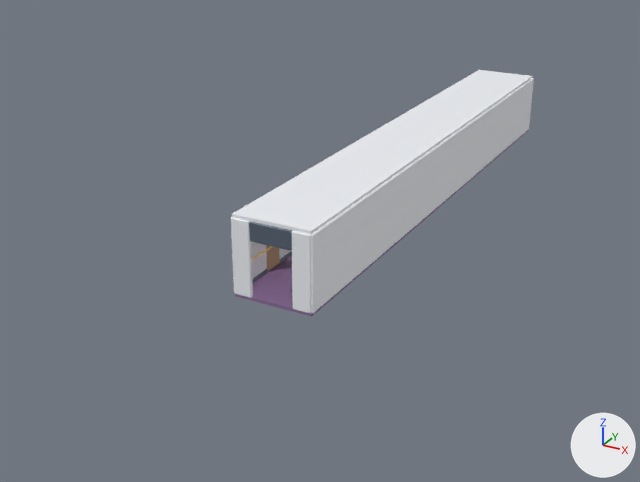
Two versions of the glTF model public/assets/compartments/cabin-corridor-a.glb, one commit apart.
Camera for both pictures: a 50 mm camera at (14.1, -34.3, 13.8) aimed at (-3.6, -2.2, -2.2). Every picture has the same lights, and +X, +Y and +Z are marked at lower right. The first picture is the older version. Where no turn or scale is listed for an object, it has been applied to the vertices. Vertices at exactly the same position are counted once.

The first picture shows 'CM_BRASS', 'CM_BULKHEAD', 'CM_CARPET', 'CM_TRIM', 'CM_WOOD'.
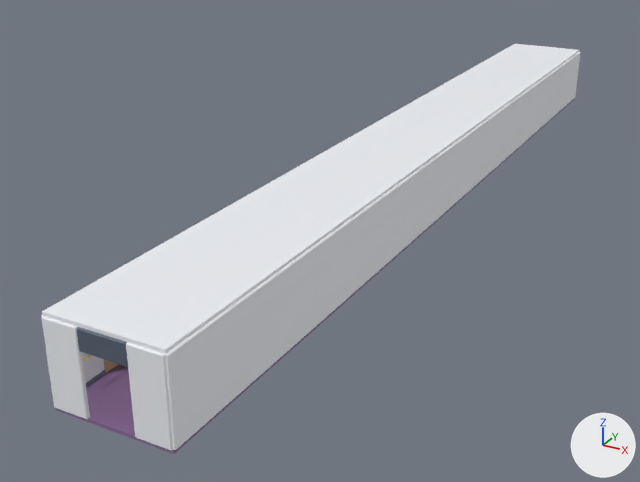
Pixel boxes [x1, y1, x2, y2] of what changed, in the pictures (640 x 482 px; the box of a moved part takes in the faces that stretch with it):
'CM_BULKHEAD', reshaped (78% wider, 67% taller)
    before: [231, 70, 534, 313]
    after: [41, 44, 581, 451]
'CM_CARPET', rescaled (77% wider, 89% taller)
    before: [235, 130, 528, 317]
    after: [56, 99, 574, 454]
'CM_TRIM', reshaped, moved
    before: [249, 221, 293, 282]
    after: [76, 327, 128, 387]
'CM_WOOD', reshaped, moved
    before: [266, 245, 280, 271]
    after: [104, 359, 119, 373]
'CM_BRASS', reshaped (mostly hidden)
    before: [252, 246, 273, 261]
    after: [83, 355, 92, 362]
part 1 of me_cylinder, deleted (mostly hidden)
    before: [252, 246, 273, 261]
part 2 of me_cube_001, added
    after: [42, 44, 580, 354]
part 3 of me_cube_001, moved or reshaped
    before: [231, 217, 253, 298]
    after: [41, 316, 90, 419]
part 4 of me_cube_001, moved or reshaped
    before: [292, 231, 312, 313]
    after: [126, 342, 173, 451]
part 5 of me_cube_001, moved or reshaped
    before: [231, 217, 292, 284]
    after: [41, 315, 105, 382]
part 6 of me_cube_001, moved or reshaped
    before: [311, 78, 534, 313]
    after: [166, 52, 581, 450]
part 8 of me_cube_004, moved or reshaped (mostly hidden)
    before: [252, 251, 292, 282]
    after: [86, 369, 112, 387]
part 9 of me_cube_010, moved or reshaped (not visible afterwards)
    before: [266, 245, 280, 271]
part 10 of me_cube_010, added (mostly hidden)
    after: [104, 359, 119, 373]

What changed in the scene script:
```text
Change me_cylinder:
    used by ob_cm_brass; location = (-1.38, 9.32, 1.02)
    remove me_cylinder.from_pydata(...)  # 816 vertices, 1560 faces; spans x -0.1..2.8, y -20.6..1.9, z -0.1..0.0
    add me_cylinder.from_pydata(...)  # 1392 vertices, 2664 faces; spans x -0.1..3.8, y -36.6..1.9, z -0.1..0.0
    me_cylinder part 1: 12 vertices removed from x 0.0, y -20.6, z -0.1
    other edits to the shape of me_cylinder do not show in these pictures
Change me_cube_001:
    used by ob_cm_bulkhead; location = (0.0, 0.0, 2.86)
    remove me_cube_001.from_pydata(...)  # 356 vertices, 668 faces; spans x -1.6..1.6, y -12.1..12.1, z -2.9..0.1
    add me_cube_001.from_pydata(...)  # 476 vertices, 900 faces; spans x -2.1..2.1, y -20.1..23.2, z -2.9..0.1
    me_cube_001 part 2: a new loose piece, a box spanning x -2.0..2.0, y -20.0..20.0, z -0.06..0.06, in mat_bulkhead (white #eff1f6)
    me_cube_001 part 3: the loose piece of 24 vertices spanning x -1.5..-0.8, y -12.1..-11.9, z -2.9..-0.1 is scaled about its middle by (1.76, 1, 1), then moved by (-0.2, -8.0, 0.0)
    me_cube_001 part 4: the loose piece of 24 vertices spanning x 0.8..1.5, y -12.1..-11.9, z -2.9..-0.1 is scaled about its middle by (1.76, 1, 1), then moved by (0.2, -8.0, 0.0)
    me_cube_001 part 5: the loose piece of 24 vertices spanning x -1.6..-1.4, y -12.0..12.0, z -2.9..-0.1 is scaled about its middle by (1, 1.67, 1), then moved by (-0.5, 0.0, 0.0)
    me_cube_001 part 6: the loose piece of 24 vertices spanning x 1.4..1.6, y -12.0..12.0, z -2.9..-0.1 is scaled about its middle by (1, 1.67, 1), then moved by (0.5, 0.0, 0.0)
    other edits to the shape of me_cube_001 do not show in these pictures
Change me_cube:
    used by ob_cm_carpet; location = (0.0, 0.0, -0.06)
    remove me_cube.from_pydata(...)  # 8 vertices, 12 faces; spans x -1.5..1.5, y -12.0..12.0, z -0.1..0.1
    add me_cube.from_pydata(...)  # 8 vertices, 12 faces; spans x -2.0..2.0, y -20.0..20.0, z -0.1..0.1
    me_cube part 7: the whole mesh is scaled about its middle by (1.33, 1.67, 1)
Change me_cube_004:
    used by ob_cm_trim; location = (0.0, -12.0, 2.45)
    remove me_cube_004.from_pydata(...)  # 352 vertices, 624 faces; spans x -1.5..1.5, y -0.1..24.1, z -2.5..0.3
    add me_cube_004.from_pydata(...)  # 544 vertices, 960 faces; spans x -2.0..2.0, y -0.1..40.1, z -2.5..0.3
    me_cube_004 part 8: the loose piece of 24 vertices spanning x -1.5..-1.4, y 0.2..23.8, z -2.5..-2.3 is scaled about its middle by (1, 1.68, 1), then moved by (-0.5, 8.0, 0.0)
    other edits to the shape of me_cube_004 do not show in these pictures
Change me_cube_010:
    used by ob_cm_wood; location = (-1.44, 9.62, 1.02)
    remove me_cube_010.from_pydata(...)  # 384 vertices, 704 faces; spans x 0.0..2.9, y -19.7..0.4, z -1.0..1.0
    add me_cube_010.from_pydata(...)  # 672 vertices, 1232 faces; spans x 0.0..3.9, y -35.7..0.4, z -1.0..1.0
    me_cube_010 part 9: the loose piece of 24 vertices spanning x 0.0, y -19.7..-18.8, z -1.0..1.0 is moved by (0.0, 0.2, 0.0)
    me_cube_010 part 10: the loose piece of 24 vertices spanning x 0.0, y -19.7..-18.8, z -1.0..1.0 is copied, and the copy is moved by (0.0, -16.0, 0.0); it spans x 0.0, y -35.7..-34.9, z -1.0..1.0
    other edits to the shape of me_cube_010 do not show in these pictures
Change ob_cm_trim:
    ob_cm_trim.location: (0.0, -12.0, 2.45) -> (0.0, -20.0, 2.45)
Change ob_cm_wood:
    ob_cm_wood.location: (-1.44, 9.62, 1.02) -> (-1.94, 17.64, 1.02)
```
